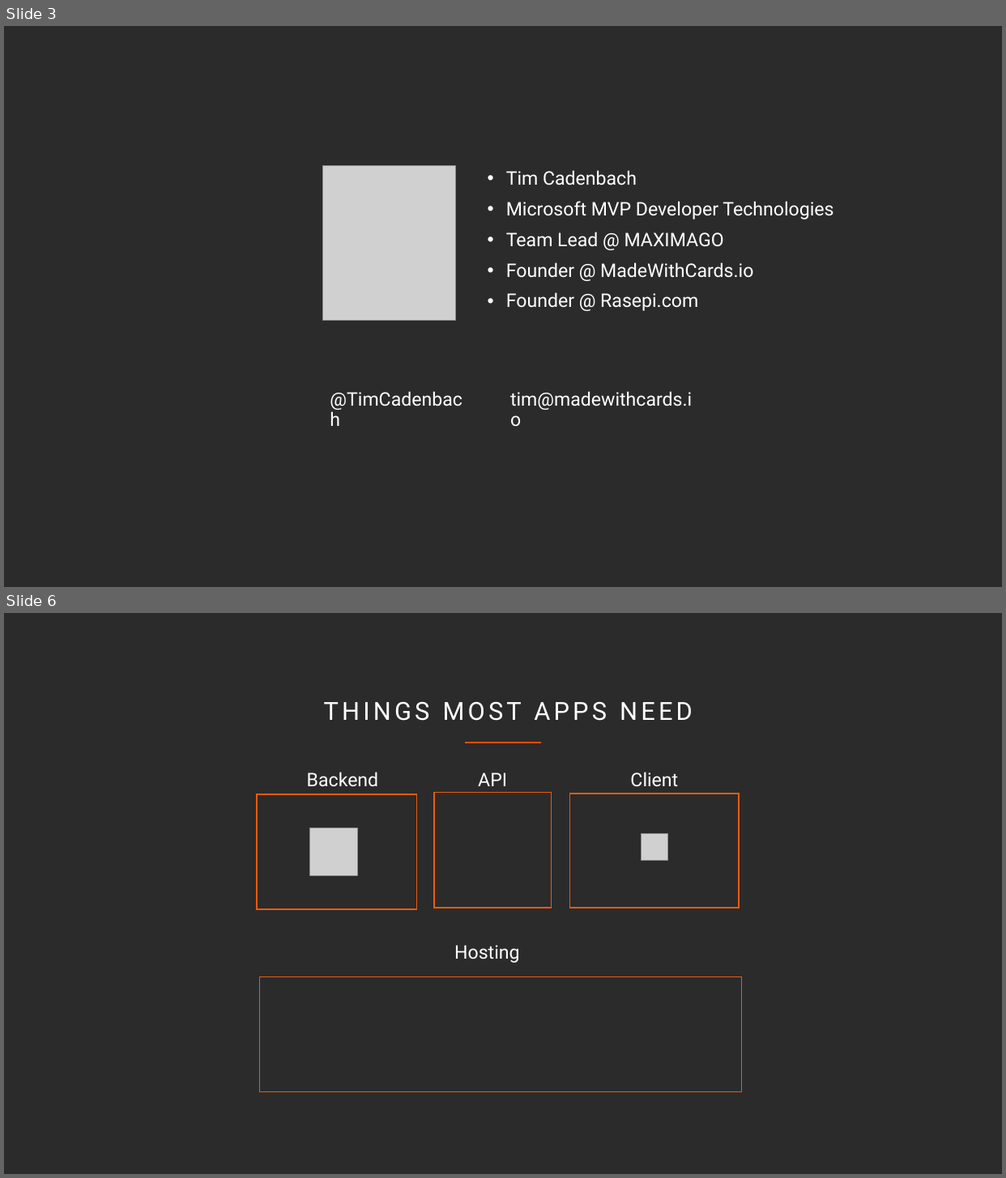
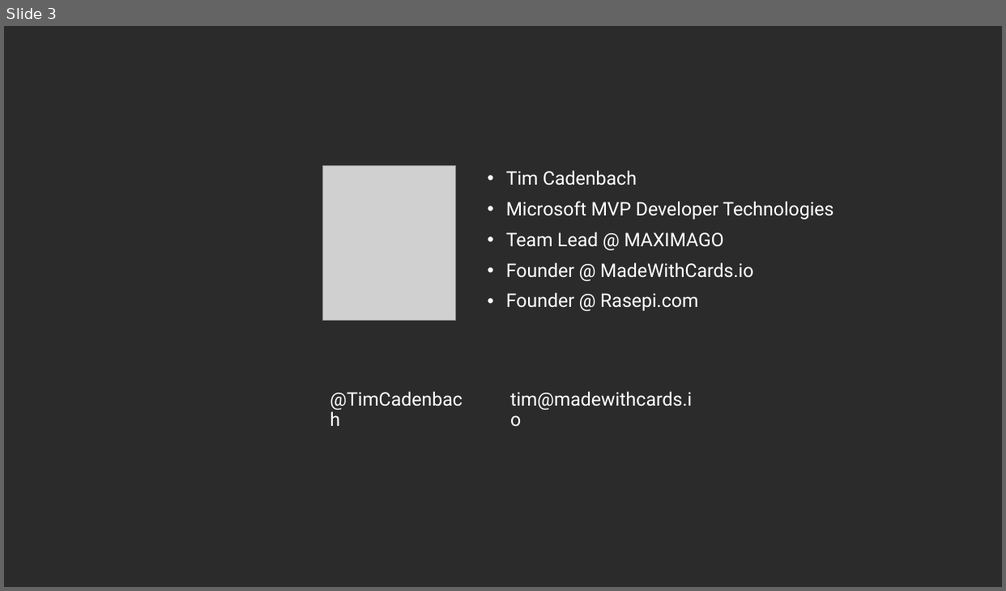
Before and after one commit to DeeJayTC/WeAreDevs-Workshop, a slide deck: WeAreDevs.pptx. Shown one above the other, each under a label of ours: slides 3 and 6 before the commit, slide 3 after it; the slides between them are not shown. The pictures are 1006x1178 and 1006x591 pixels, drawn with LibreOffice and Linux fonts; fonts in the diff are those of the drawing; grey boxes stand for pictures; background and template pictures are left out; a plain dark background stands for a picture behind light text. Boxes give left, top, right and bottom in pixels: in the first picture for what was removed or moved away, otherwise in the second. Text is boxed around its words. In the diff, an @@ line names an element or a change of style, - is before the commit and + after.

```diff
--- a/WeAreDevs.pptx
+++ b/WeAreDevs.pptx
@@ slide 6 removed at (4, 613, 1002, 1174), background picture (left out) @@
@@ title removed at (324, 702, 692, 721) @@
-THINGS MOST APPS NEED
@@ line removed from (465, 743) to (542, 743) @@
@@ text removed at (307, 772, 378, 786) @@
-Backend
@@ text removed at (478, 773, 507, 786) @@
-API
@@ text removed at (630, 772, 678, 786) @@
-Client
@@ rectangle removed at (257, 794, 417, 909) @@
@@ rectangle removed at (434, 793, 552, 908) @@
@@ rectangle removed at (570, 794, 739, 907) @@
@@ picture removed at (310, 828, 358, 876) @@
@@ picture removed at (641, 834, 668, 861) @@
@@ text removed at (454, 945, 519, 963) @@
-Hosting
@@ rectangle removed at (260, 977, 742, 1093) @@
```
Also in this commit, not shown: 1 slide changed, 2 slides added, 1 other slide removed, 27 other files.
